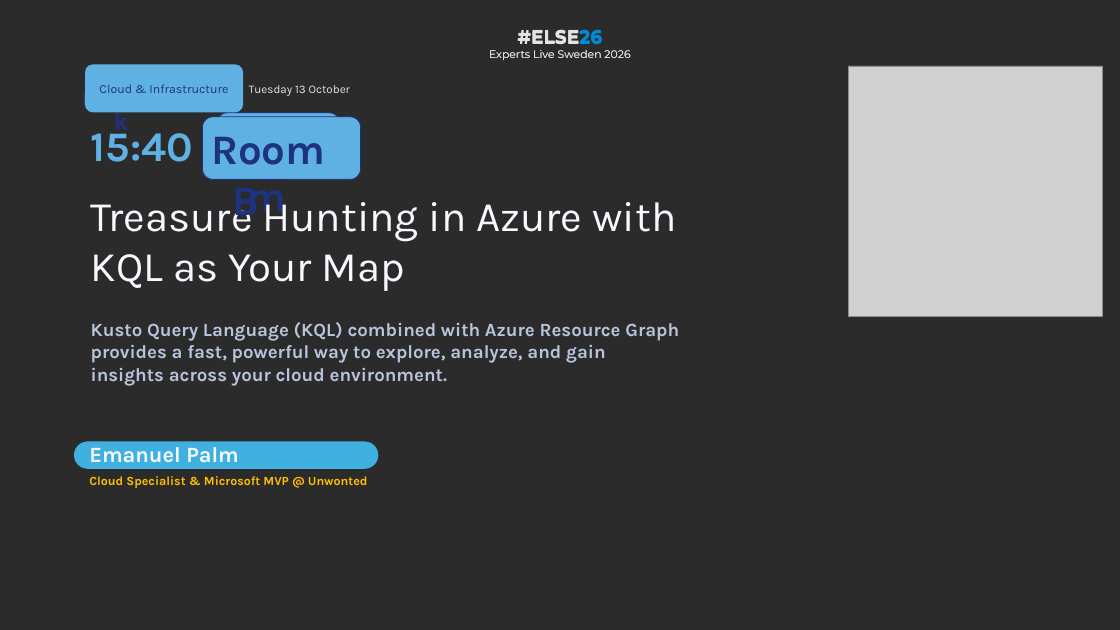
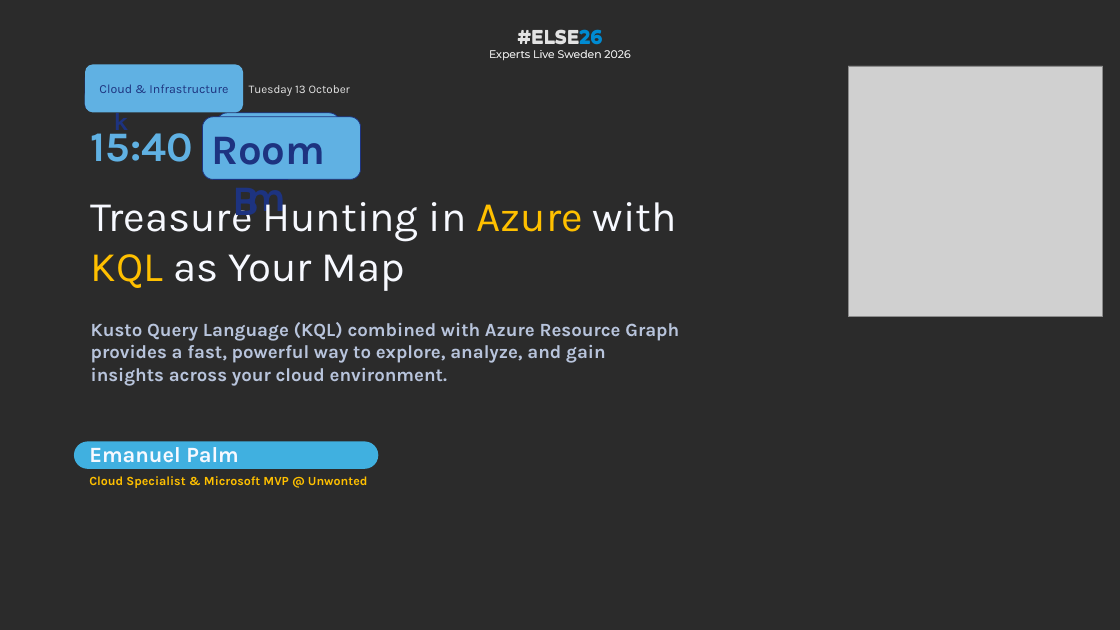
Before and after one commit to PalmEmanuel/ELSE26, a slide deck: slide 1 of ELSE26_TreasureHuntingInAzureWithKQL.pptx. Drawn at 1120x630 pixels with LibreOffice and Linux fonts; fonts in the diff are those of the drawing; grey boxes stand for pictures; background and template pictures are left out; a plain dark background stands for a picture behind light text. Boxes give left, top, right and bottom in pixels: in the first picture for what was removed or moved away, otherwise in the second. Text is boxed around its words. In the diff, an @@ line names an element or a change of style, - is before the commit and + after.

```diff
--- a/ELSE26_TreasureHuntingInAzureWithKQL.pptx
+++ b/ELSE26_TreasureHuntingInAzureWithKQL.pptx
@@ text "Treasure Hunting in Azure with ..." at [91,193,677,291]: text colour #F7F9FF to #FFC000 in "Azure KQL" @@
```
Also in this commit, not shown: 6 other slides changed, 1 slide added, 1 other file.
